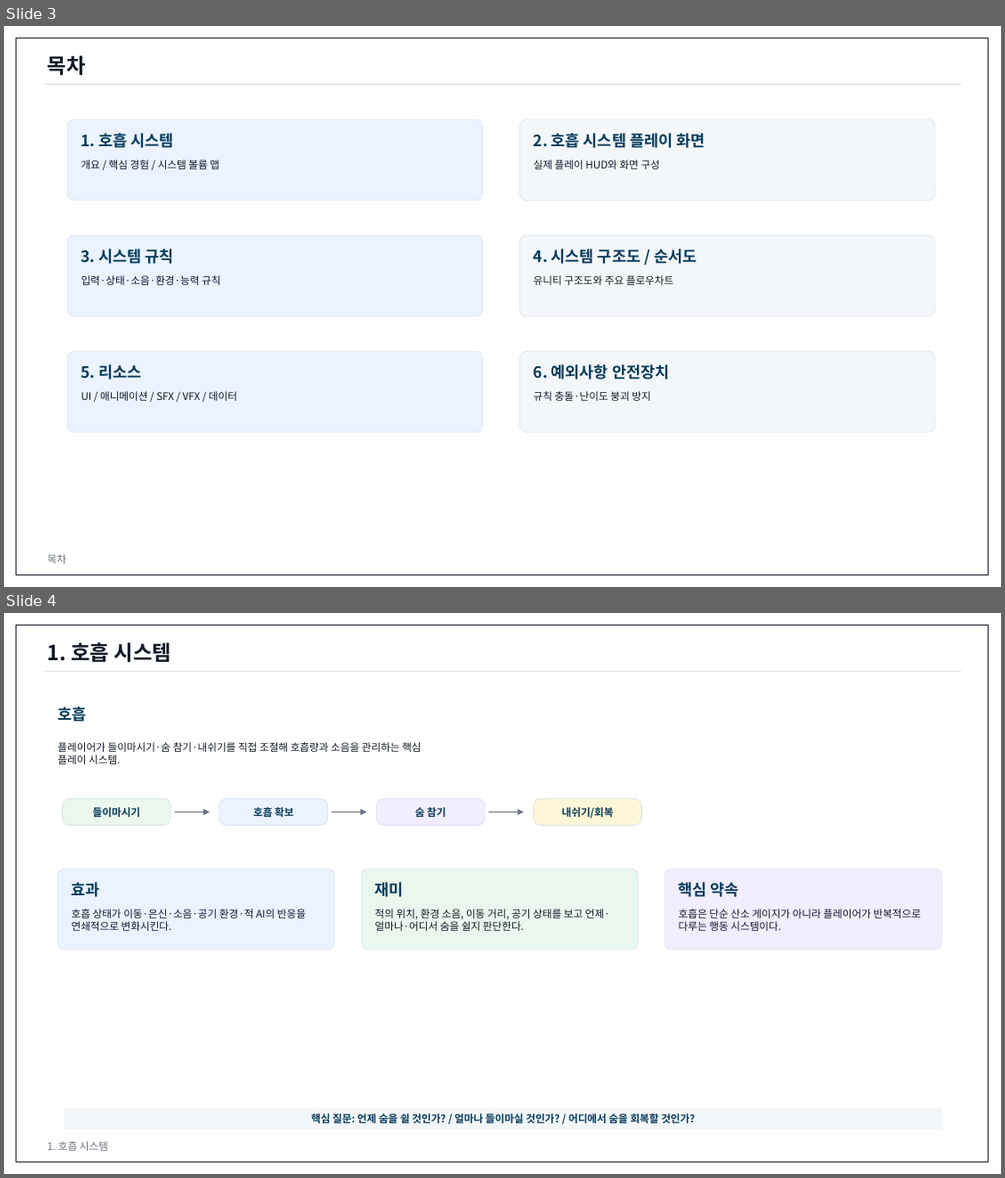
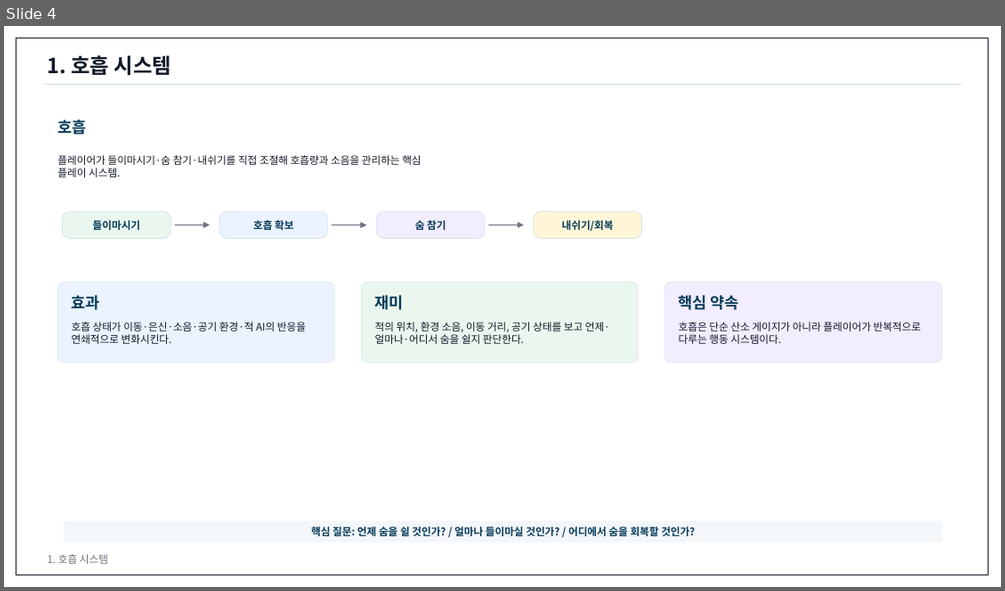
Before and after one commit to ysooj/Gihoek_8, a slide deck: [작업 중] 호흡 시스템 기획문서.pptx. Shown one above the other, each under a label of ours: slides 3 and 4 before the commit, slide 4 after it. The pictures are 1005x1178 and 1005x591 pixels, drawn with LibreOffice and Linux fonts; fonts in the diff are those of the drawing. Boxes give left, top, right and bottom in pixels: in the first picture for what was removed or moved away, otherwise in the second. Text is boxed around its words. In the diff, an @@ line names an element or a change of style, - is before the commit and + after.

```diff
--- a/[작업 중] 호흡 시스템 기획문서.pptx
+++ b/[작업 중] 호흡 시스템 기획문서.pptx
@@ slide 3 removed at bbox=[4, 26, 1001, 587], background #FFFFFF @@
@@ rectangle removed at bbox=[16, 38, 988, 575] @@
@@ text removed at bbox=[48, 55, 86, 75] @@
-목차
@@ line removed from (45, 85) to (961, 85) @@
@@ rounded rectangle removed at bbox=[67, 119, 483, 200] @@
@@ rounded rectangle removed at bbox=[520, 119, 935, 200] @@
@@ text removed at bbox=[81, 133, 174, 148] @@
-1. 호흡 시스템
@@ text removed at bbox=[534, 133, 704, 148] @@
-2. 호흡 시스템 플레이 화면
@@ text removed at bbox=[81, 160, 219, 169] @@
-개요 / 핵심 경험 / 시스템 볼륨 맵
@@ text removed at bbox=[534, 160, 660, 169] @@
-실제 플레이 HUD와 화면 구성
@@ rounded rectangle removed at bbox=[67, 235, 483, 316] @@
@@ rounded rectangle removed at bbox=[520, 235, 935, 316] @@
@@ text removed at bbox=[81, 248, 174, 264] @@
-3. 시스템 규칙
@@ text removed at bbox=[534, 248, 696, 264] @@
-4. 시스템 구조도 / 순서도
@@ text removed at bbox=[81, 275, 220, 285] @@
-입력·상태·소음·환경·능력 규칙
@@ text removed at bbox=[534, 275, 674, 285] @@
-유니티 구조도와 주요 플로우차트
@@ rounded rectangle removed at bbox=[67, 351, 483, 432] @@
@@ text removed at bbox=[81, 364, 142, 379] @@
-5. 리소스
@@ rounded rectangle removed at bbox=[520, 351, 935, 432] @@
@@ text removed at bbox=[534, 364, 669, 379] @@
-6. 예외사항 안전장치
@@ text removed at bbox=[81, 391, 237, 401] @@
-UI / 애니메이션 / SFX / VFX / 데이터
@@ text removed at bbox=[534, 391, 650, 401] @@
-규칙 충돌·난이도 붕괴 방지
@@ text removed at bbox=[48, 554, 66, 564] @@
-목차
```
Also in this commit, not shown: 3 slides changed, 1 slide added.
